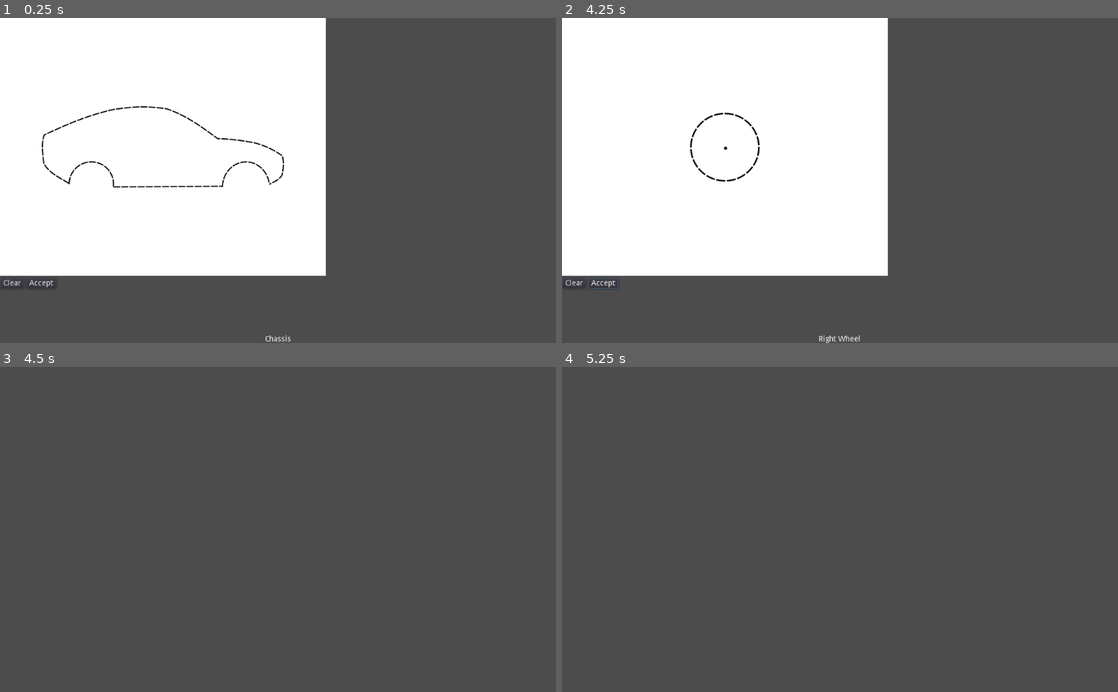
Above: before the commit, frames 1-4 (two rows, left to right).
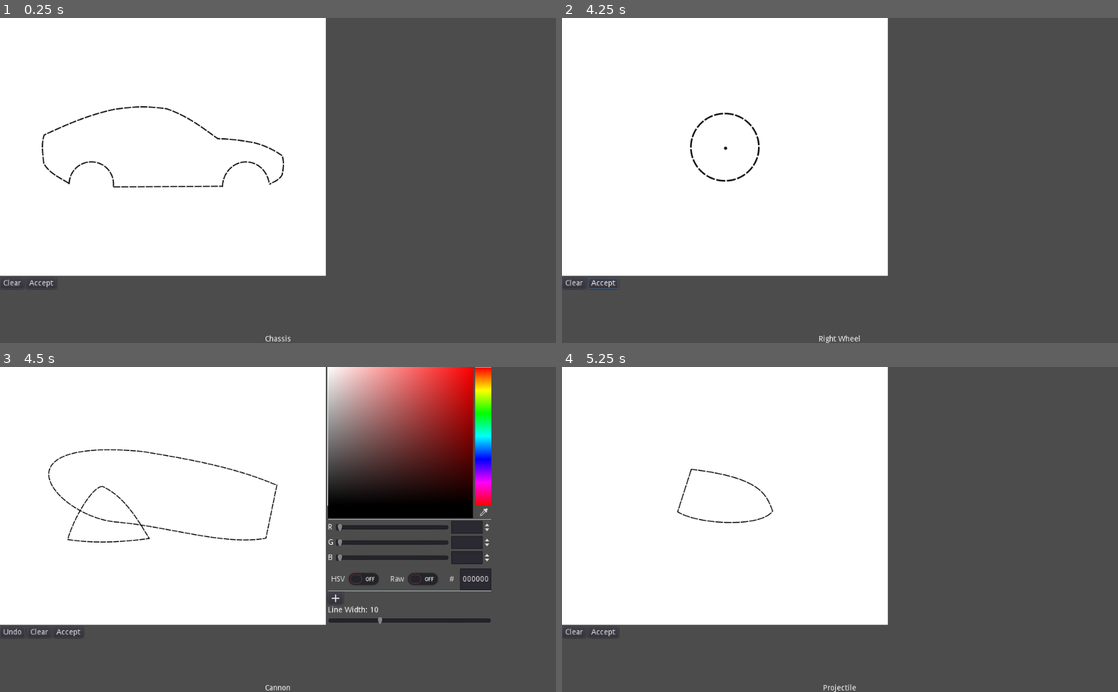
Above: after the commit, the same moments.

Repository: uspgamedev/Blueprint-Blast
Game: Godot game, scene res://canvas/Editor.tscn
The game is run twice, just before and just after one commit, with the same random seed, the same clock (stepped at 60 frames per second) and the same inputs.
Inputs (mouse positions are in pixels of both pictures, inside the frame that each line leads up to):
- Up to frame 1 (0.25 s): no input
- Up to frame 2 (4.25 s): click "Accept" at 0.5 s; click "Accept" at 1.25 s; click "Accept" at 2 s; click "Clear" at 2.75 s; tap Enter at 3.5 s; move the mouse to (962, 164) at 3.52 s; press the mouse at (962, 164) at 3.53 s; hold Right (ui_right) from 3.53 s (still down)
- Up to frame 3 (4.5 s): tap Space (shoot) at 4.25 s; move the mouse to (166, 545) at 4.27 s; release Right (ui_right) at 4.28 s; release the mouse at (166, 545) at 4.28 s; hold A (reverse) from 4.28 s (still down); tap S (rotate_clockwise) at 4.35 s
- Up to frame 4 (5.25 s): release A (reverse) at 5 s; click (628, 633) at 5 s, where only the run after the commit has a clickable "Accept"

Frames 1-2 are identical in both runs. In frame 3, 62% of the frame differs, in the area x 0-89%, y 0-100%; in frame 4, 47%.

Commit message:
Added cannon and projectile to editor sequence

Diff:
--- a/project/CarMaker.gd
+++ b/project/CarMaker.gd
@@ -1,9 +1,18 @@
 extends Node
 
-enum States {CHASSIS, CHASSIS_DECO, LEFT_WHEEL, RIGHT_WHEEL, CANNON, PROJECTILE, DONE}
+enum States {
+	CHASSIS, CHASSIS_DECO, LEFT_WHEEL, RIGHT_WHEEL,
+	CANNON, PROJECTILE, PROJECTILE_DECO, DONE}
 
-const STATES_NAME = ["Chassis", "Chassis Decoration", "Left Wheel", "Right Wheel", "Cannon", "Projectile", "Done"]
-const STATES_IMAGES = ["res://assets/carro.png", "res://assets/carro.png", "res://assets/roda.png", "res://assets/roda.png", "res://assets/canhao.png", "res://assets/bala.png"]
+const STATES_NAME = [
+	"Chassis", "Chassis Decoration", "Left Wheel", "Right Wheel",
+	"Cannon", "Projectile", "Projectile Decoration", "Done"
+]
+const STATES_IMAGES = [
+	"res://assets/carro.png", "res://assets/carro.png", "res://assets/roda.png",
+	"res://assets/roda.png", "res://assets/canhao.png", "res://assets/bala.png",
+	"res://assets/bala.png"
+]
 
 var convex_hull : PoolVector2Array
 var left_wheel_hull : PoolVector2Array
@@ -13,7 +22,22 @@
 var outline : Line2D
 var chassis_line : Line2D
 var chassis_deco : Array
+var cannon : Array
+var projectile_hull : PoolVector2Array
+var projectile_line : Line2D
+var projectile_deco : Array
 var state = States.CHASSIS
 
 func _ready():
-	pass
+	var convex_hull : PoolVector2Array
+	var left_wheel_hull : PoolVector2Array
+	var left_wheel_line : Line2D
+	var right_wheel_hull : PoolVector2Array
+	var right_wheel_line : Line2D
+	var outline : Line2D
+	var chassis_line : Line2D
+	var chassis_deco : Array
+	var cannon : Array
+	var projectile_hull : PoolVector2Array
+	var projectile_line : Line2D
+	var projectile_deco : Array
--- a/project/canvas/DecorationEditor.gd
+++ b/project/canvas/DecorationEditor.gd
@@ -29,7 +29,23 @@
 
 		CarMaker.state = CarMaker.States.LEFT_WHEEL
 		get_tree().change_scene("res://canvas/Editor.tscn")
+	elif CarMaker.state == CarMaker.States.CANNON:
+		canvas.drawing_scale = .3
+		CarMaker.cannon = canvas.get_scaled_lines()
+		for line in CarMaker.cannon:
+			line.position -= canvas.rect_size / 2
 
+		CarMaker.state = CarMaker.States.PROJECTILE
+		get_tree().change_scene("res://canvas/Editor.tscn")
+
+	elif CarMaker.state == CarMaker.States.PROJECTILE_DECO:
+		canvas.drawing_scale = .3
+		CarMaker.projectile_deco = canvas.get_scaled_lines()
+		for line in CarMaker.projectile_deco:
+			line.position -= canvas.rect_size / 2
+
+		CarMaker.state = CarMaker.States.DONE
+		get_tree().change_scene("res://test/TestRace.tscn")
 
 func _on_ColorPicker_color_changed(color):
 	canvas.change_color(color)
--- a/project/canvas/Editor.gd
+++ b/project/canvas/Editor.gd
@@ -37,6 +37,17 @@
 		CarMaker.right_wheel_hull = canvas.get_convex_hull()
 		CarMaker.right_wheel_line = canvas.get_scaled_line()
 		CarMaker.right_wheel_line.position -= canvas.rect_size / 2
+		CarMaker.outline = null
 
-		CarMaker.state = CarMaker.States.DONE
-		get_tree().change_scene("res://test/TestRace.tscn")
+		CarMaker.state = CarMaker.States.CANNON
+		get_tree().change_scene("res://canvas/DecorationEditor.tscn")
+
+	elif CarMaker.state == CarMaker.States.PROJECTILE:
+		canvas.drawing_scale = .2
+		CarMaker.projectile_hull = canvas.get_convex_hull()
+		CarMaker.outline = canvas.get_line()
+		CarMaker.projectile_line = canvas.get_scaled_line()
+		CarMaker.projectile_line.position -= canvas.rect_size / 2
+
+		CarMaker.state = CarMaker.States.PROJECTILE_DECO
+		get_tree().change_scene("res://canvas/DecorationEditor.tscn")
